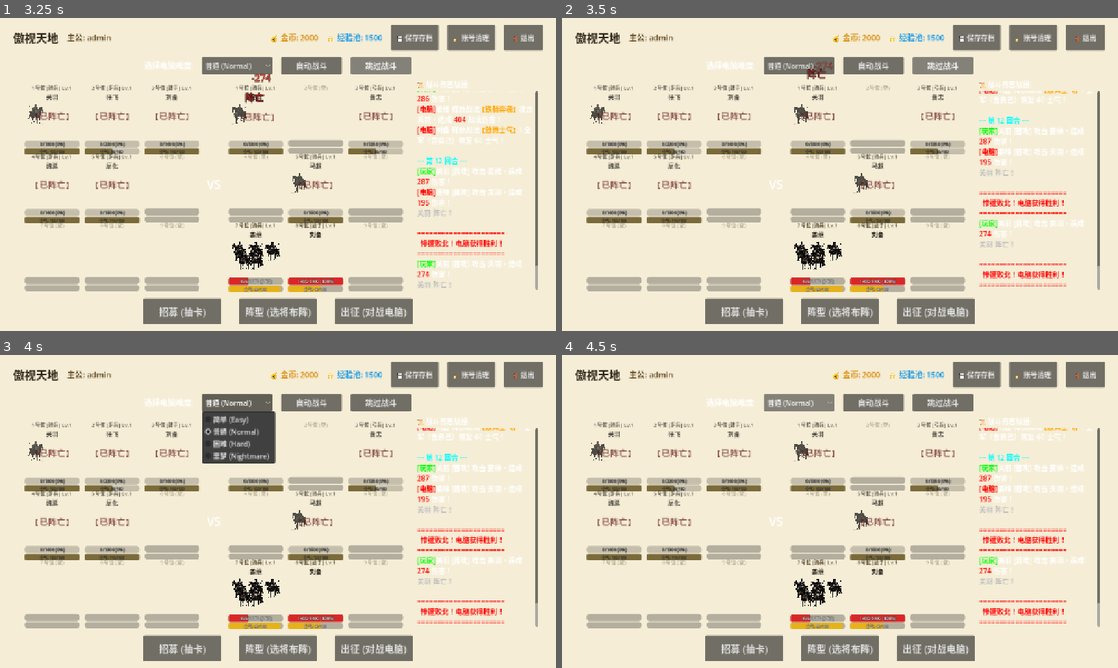
Above: before the commit, frames 1-4 (two rows, left to right).
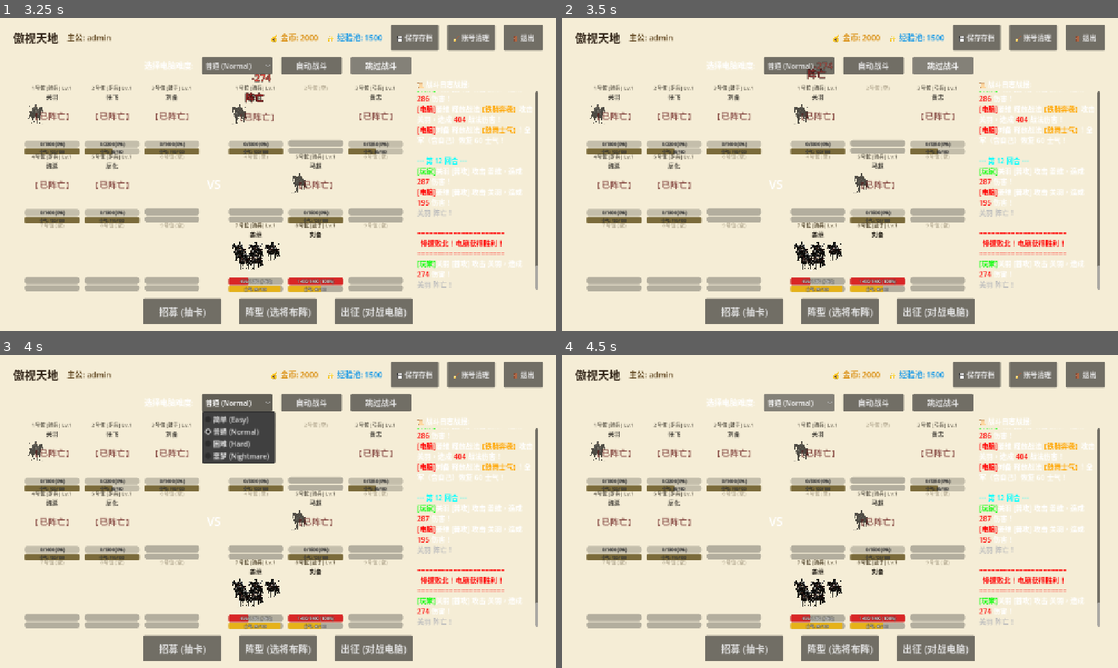
Above: after the commit, the same moments.

Repository: 869402559-cmyk/NineGridCardGame
Game: Godot game, scene res://scenes/LoginUI.tscn
Two runs of this game, one before a commit and one after it. Both use one fixed random seed, a clock stepped at 60 frames per second and the inputs below.
Inputs:
- Up to frame 1 (3.25 s): click "进入游戏" at 0.5 s; click "出征 (对战电脑)" at 1.25 s; click "自动战斗" at 2 s; click "跳过战斗" at 2.75 s
- Up to frame 2 (3.5 s): no input
- Up to frame 3 (4 s): click "普通 (Normal)" at 3.5 s
- Up to frame 4 (4.5 s): click "普通 (Normal)" at 4.25 s

Frame 1 is identical in both runs. In frame 2, 3.6% of the frame differs, in the area x 75-97%, y 23-87%; in frame 3, 3.6%; in frame 4, 3.6%.

Commit message:
fix: prevent duplicate reward grants and duplicate logs when clicking skip battle near end

Diff:
--- a/scripts/BattleUI.gd
+++ b/scripts/BattleUI.gd
@@ -49,6 +49,7 @@
 var battle_round: int = 1
 var is_animating: bool = false
 var is_fast_simulating: bool = false
+var is_reward_given: bool = false # 确保一次战斗结算奖励只发放一次
 
 func _ready() -> void:
 	diff_select.clear()
@@ -320,6 +321,7 @@
 		return
 
 	is_battle_running = true
+	is_reward_given = false
 	battle_round = 1
 	is_fast_simulating = false
 	GameData.is_in_battle = true # 设置战斗中标记
@@ -381,7 +383,9 @@
 			log_text.text = "[color=red]报错：玩家未上阵任何武将！请先前往【阵型】布阵。[/color]"
 			return
 		is_battle_running = true
+		is_reward_given = false
 		battle_round = 1
+		GameData.is_in_battle = true
 		log_text.text = "[color=yellow]=== 战斗开始 (已跳过演播) ===[/color]"
 
 	is_fast_simulating = true
@@ -734,21 +738,23 @@
 		is_battle_running = false
 		GameData.is_in_battle = false # 战斗结束取消标记
 
-		if player_alive:
-			append_log("
+		if not is_reward_given:
+			is_reward_given = true
+			if player_alive:
+				append_log("
 [color=green]======================[/color]")
-			append_log("[color=green]  战斗大捷！玩家获得胜利！  [/color]")
-			append_log("[color=green]  战利品：金币 +100，经验池 +100！  [/color]")
-			append_log("[color=green]======================[/color]")
-			GameData.player_gold += 100
-			GameData.player_exp_pool += 100
-			GameData.emit_signal("gold_changed")
-			GameData.emit_signal("exp_changed")
-		else:
-			append_log("
+				append_log("[color=green]  战斗大捷！玩家获得胜利！  [/color]")
+				append_log("[color=green]  战利品：金币 +100，经验池 +100！  [/color]")
+				append_log("[color=green]======================[/color]")
+				GameData.player_gold += 100
+				GameData.player_exp_pool += 100
+				GameData.emit_signal("gold_changed")
+				GameData.emit_signal("exp_changed")
+			else:
+				append_log("
 [color=red]======================[/color]")
-			append_log("[color=red]  惨遭败北！电脑获得胜利！  [/color]")
-			append_log("[color=red]======================[/color]")
+				append_log("[color=red]  惨遭败北！电脑获得胜利！  [/color]")
+				append_log("[color=red]======================[/color]")
 		return true
 	return false
 
Not shown, changed: PROJECT_STATUS.md
